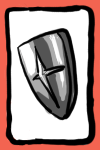
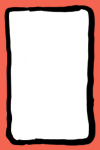
Revision of a layered 100 × 150 image; what changed, layer by layer:
hid group "盾" (2 layers) over [17, 28, 79, 121]
